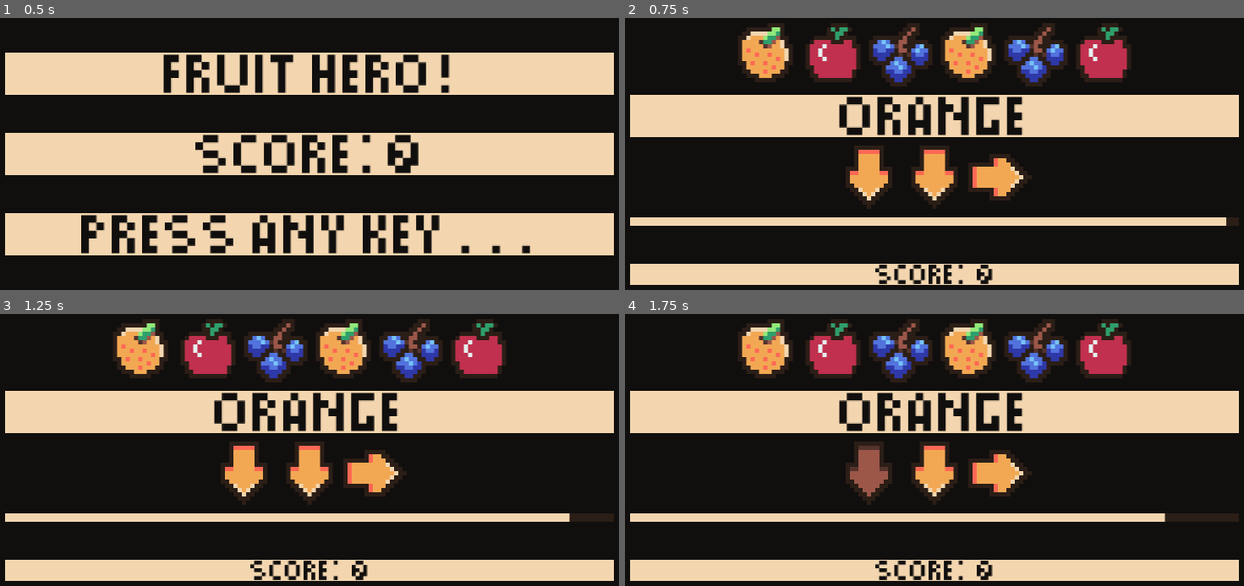
Above: before the commit, frames 1-4 (two rows, left to right).
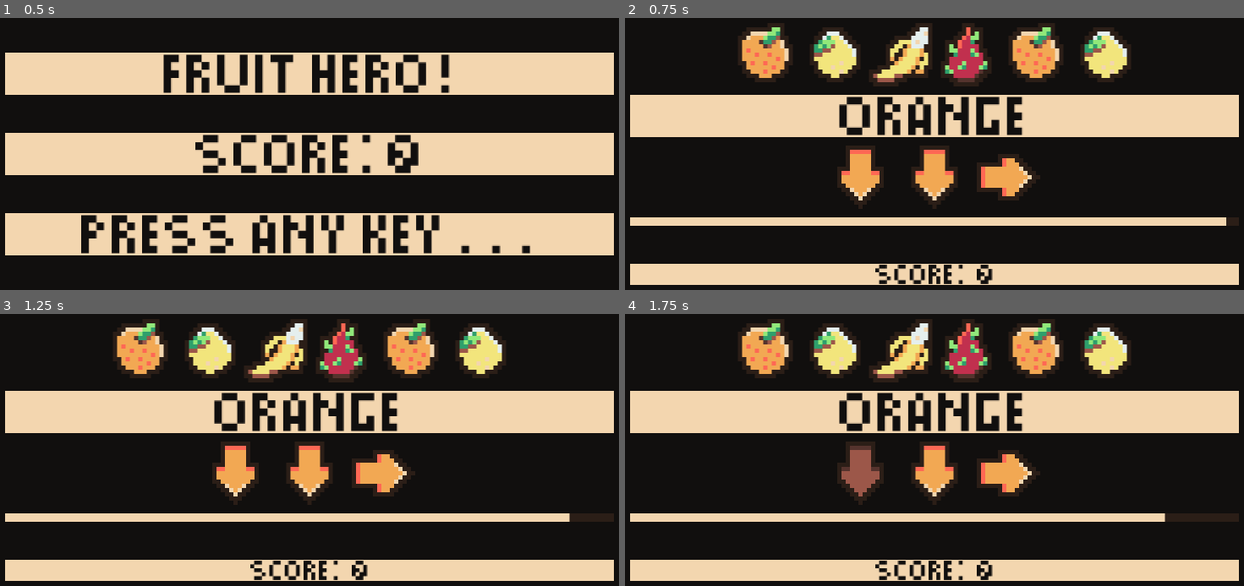
Above: after the commit, the same moments.

Repository: Jehree/FruitagemHero
Game: Godot game, scene res://game.tscn
Two runs of this game, one before a commit and one after it. Both use one fixed random seed, a clock stepped at 60 frames per second and the inputs below.
Inputs:
- Up to frame 1 (0.5 s): no input
- Up to frame 2 (0.75 s): tap Enter at 0.5 s; hold I (right) from 0.53 s (still down)
- Up to frame 3 (1.25 s): keep holding I (right)
- Up to frame 4 (1.75 s): release I (right) at 1.28 s; hold E (down) from 1.28 s (still down)

Frame 1 is identical in both runs. In frame 2, 9.3% of the frame differs, in the area x 29-82%, y 1-71%; in frame 3, 9.3%; in frame 4, 9.3%.

Commit message:
added banana and dragon fruit

Diff:
--- /dev/null
+++ b/fruit/fruit_types/banana.tres
@@ -0,0 +1,11 @@
+[gd_resource type="Resource" script_class="FruitStats" load_steps=3 format=3 uid="uid://drbxrvauo0oka"]
+
+[ext_resource type="Script" uid="uid://b1d4al4ji2hlo" path="res://fruit/fruit_stats.gd" id="1_vf0d7"]
+[ext_resource type="Texture2D" uid="uid://dd8agdawxysjm" path="res://assets/banana.png" id="2_elex4"]
+
+[resource]
+script = ExtResource("1_vf0d7")
+fruit_name = "Banana"
+texture = ExtResource("2_elex4")
+arrow_sequence = Array[int]([2, 0, 0, 3])
+metadata/_custom_type_script = "uid://b1d4al4ji2hlo"
--- /dev/null
+++ b/fruit/fruit_types/dragonfruit.tres
@@ -0,0 +1,11 @@
+[gd_resource type="Resource" script_class="FruitStats" load_steps=3 format=3 uid="uid://ebixcsyva1as"]
+
+[ext_resource type="Script" uid="uid://b1d4al4ji2hlo" path="res://fruit/fruit_stats.gd" id="1_etckk"]
+[ext_resource type="Texture2D" uid="uid://d2vh18oxyyhs2" path="res://assets/dragonfruit.png" id="2_blvek"]
+
+[resource]
+script = ExtResource("1_etckk")
+fruit_name = "Dragon Fruit"
+texture = ExtResource("2_blvek")
+arrow_sequence = Array[int]([0, 2, 0, 3, 0])
+metadata/_custom_type_script = "uid://b1d4al4ji2hlo"
--- a/game.tscn
+++ b/game.tscn
@@ -22,6 +22,8 @@
 [ext_resource type="Resource" uid="uid://f10q8chcyhgv" path="res://fruit/fruit_types/blueberry.tres" id="16_e8heu"]
 [ext_resource type="Resource" uid="uid://dndxae2qxmdyg" path="res://fruit/fruit_types/lemon.tres" id="17_rvswv"]
 [ext_resource type="Resource" uid="uid://bsmomhljnjtn3" path="res://fruit/fruit_types/orange.tres" id="18_boyg6"]
+[ext_resource type="Resource" uid="uid://drbxrvauo0oka" path="res://fruit/fruit_types/banana.tres" id="20_f1jbl"]
+[ext_resource type="Resource" uid="uid://ebixcsyva1as" path="res://fruit/fruit_types/dragonfruit.tres" id="22_vaj68"]
 
 [sub_resource type="StyleBoxFlat" id="StyleBoxFlat_80cx4"]
 bg_color = Color(0.0666667, 0.0588235, 0.054902, 1)
@@ -141,7 +143,7 @@
 [node name="ArrowController" type="HBoxContainer" parent="PanelContainer/MarginContainer/GameScreen/VBoxContainer"]
 custom_minimum_size = Vector2(0, 15)
 layout_mode = 2
-theme_override_constants/separation = 1
+theme_override_constants/separation = 5
 alignment = 1
 script = ExtResource("3_7jktm")
 arrow_scene = ExtResource("4_ryrav")
@@ -355,4 +357,4 @@
 
 [node name="AllFruitStatsContainer" type="Node" parent="."]
 script = ExtResource("7_eow3j")
-_stats = Array[ExtResource("10_mfdv2")]([ExtResource("11_iotsf"), ExtResource("16_e8heu"), ExtResource("17_rvswv"), ExtResource("18_boyg6")])
+_stats = Array[ExtResource("10_mfdv2")]([ExtResource("11_iotsf"), ExtResource("20_f1jbl"), ExtResource("16_e8heu"), ExtResource("22_vaj68"), ExtResource("17_rvswv"), ExtResource("18_boyg6")])
Binary file added: assets/banana.png
Not shown, added: assets/banana.png.import
Binary file added: assets/dragonfruit.png
Not shown, added: assets/dragonfruit.png.import
Binary file changed: assets/fruit.aseprite
Not shown, changed: export_presets.cfg
Not shown: 1 places in game.tscn that only renumber resources
